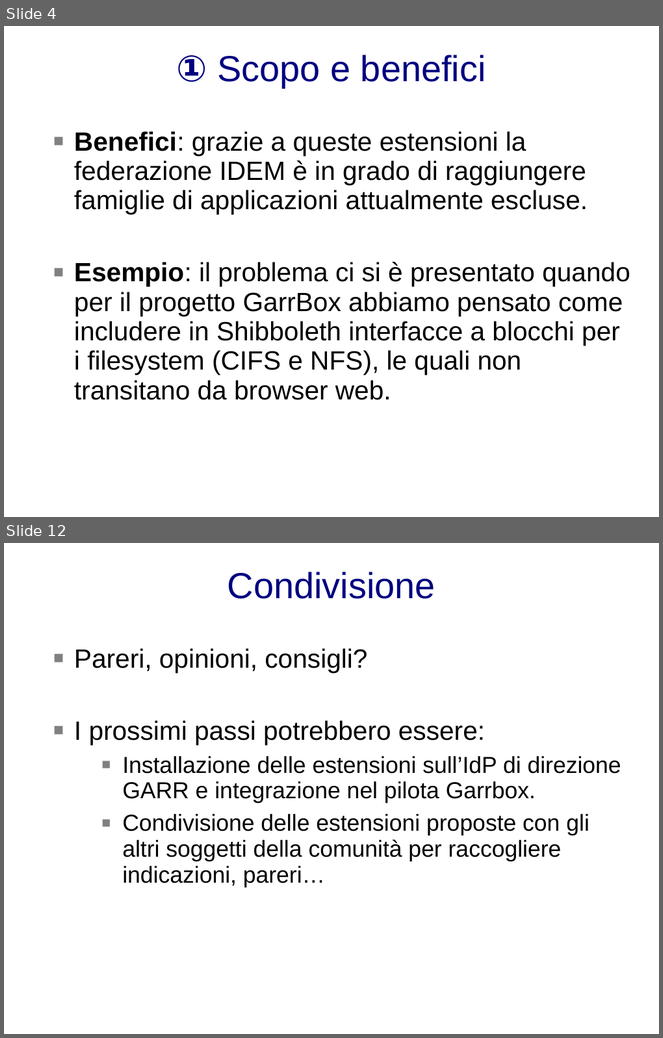
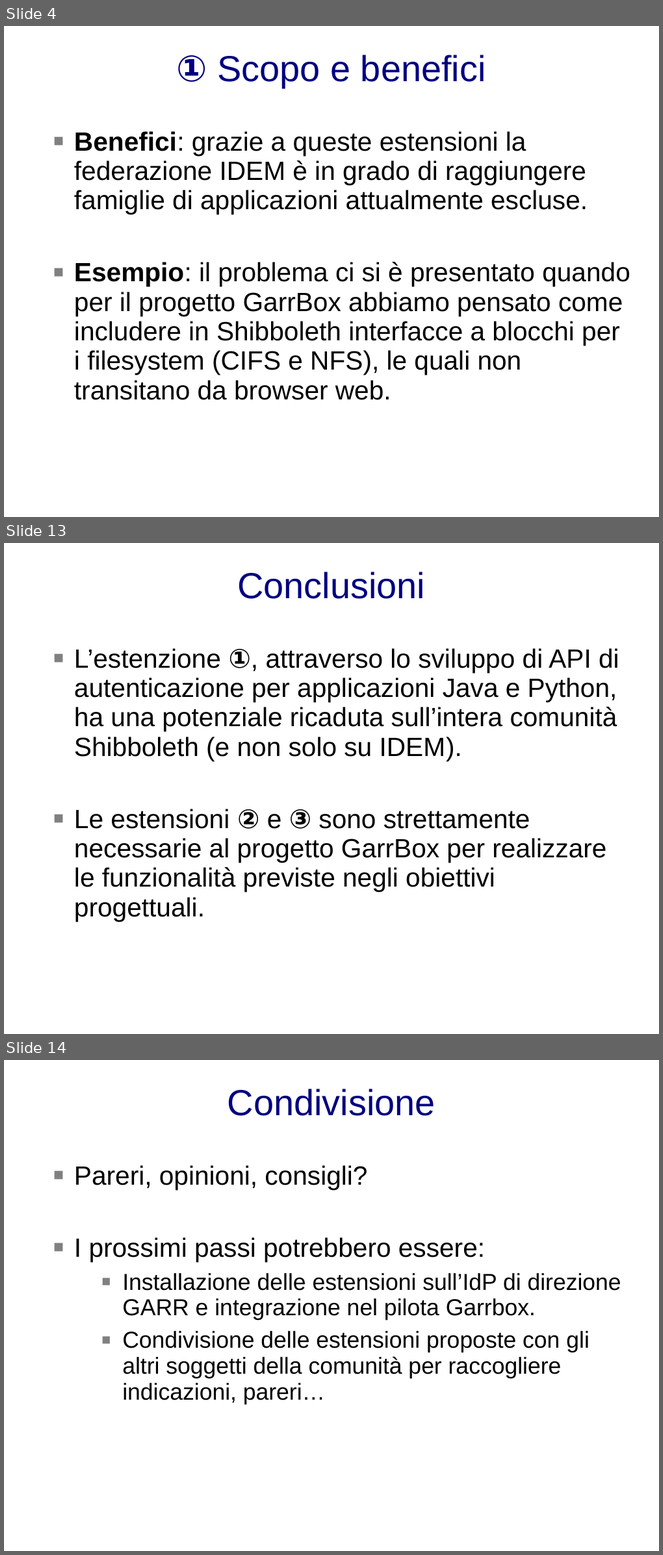
Before and after one commit to biancini/Shibboleth-Authentication, a slide deck: documentation/ShibbolethExtensions.pptx. Shown one above the other, each under a label of ours: slides 4 and 12 before the commit, slides 4, 13 and 14 after it; the slides between them are not shown. The pictures are 663x1038 and 663x1555 pixels, drawn with LibreOffice and Linux fonts; fonts in the diff are those of the drawing; background and template pictures are left out. Boxes give left, top, right and bottom in pixels: in the first picture for what was removed or moved away, otherwise in the second. Text is boxed around its words. In the diff, an @@ line names an element or a change of style, - is before the commit and + after.

```diff
--- a/documentation/ShibbolethExtensions.pptx
+++ b/documentation/ShibbolethExtensions.pptx
@@ slide 13 added at bbox=[4, 543, 659, 1034], background picture (left out) @@
@@ text added at bbox=[237, 572, 425, 599], 44 pt, text #000080 @@
+Conclusioni
@@ text added at bbox=[74, 648, 620, 921], 32 pt, text #000000 @@
+■ L’estenzione ①, attraverso lo sviluppo di API di autenticazione per applicazioni Java e Python, ha una potenziale ricaduta sull’intera comunità Shibboleth (e non solo su IDEM).
+■ Le estensioni ② e ③ sono strettamente necessarie al progetto GarrBox per realizzare le funzionalità previste negli obiettivi progettuali.
@@ what was slide 12 is now slide 14 @@
```
Also in this commit, not shown: 9 slides changed, 1 other slide added.
